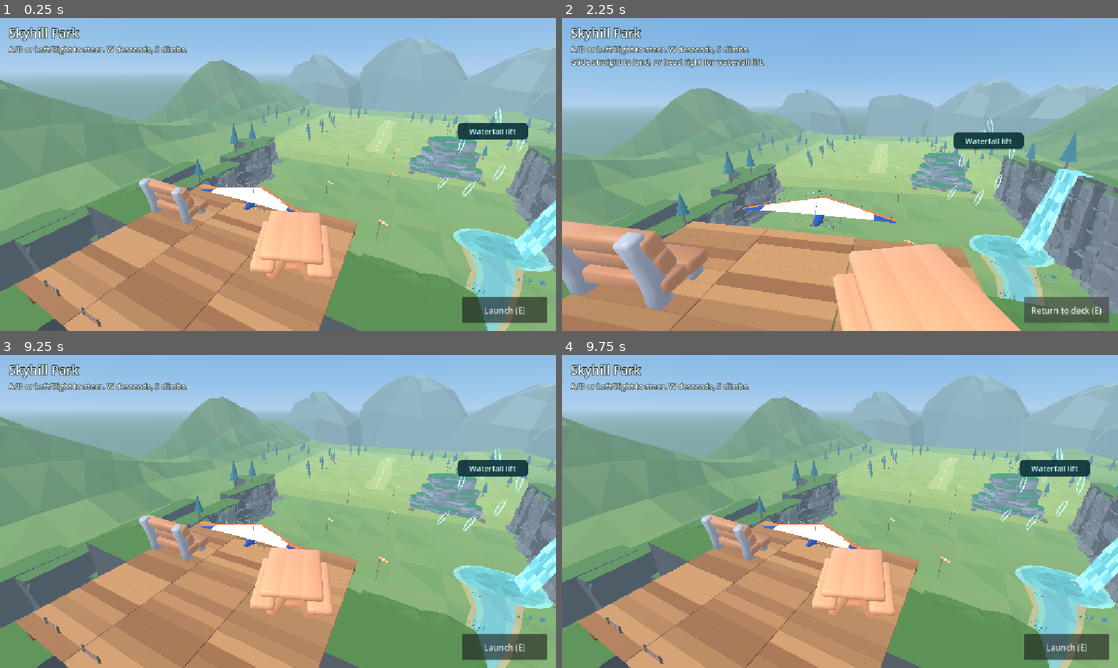
Above: before the commit, frames 1-4 (two rows, left to right).
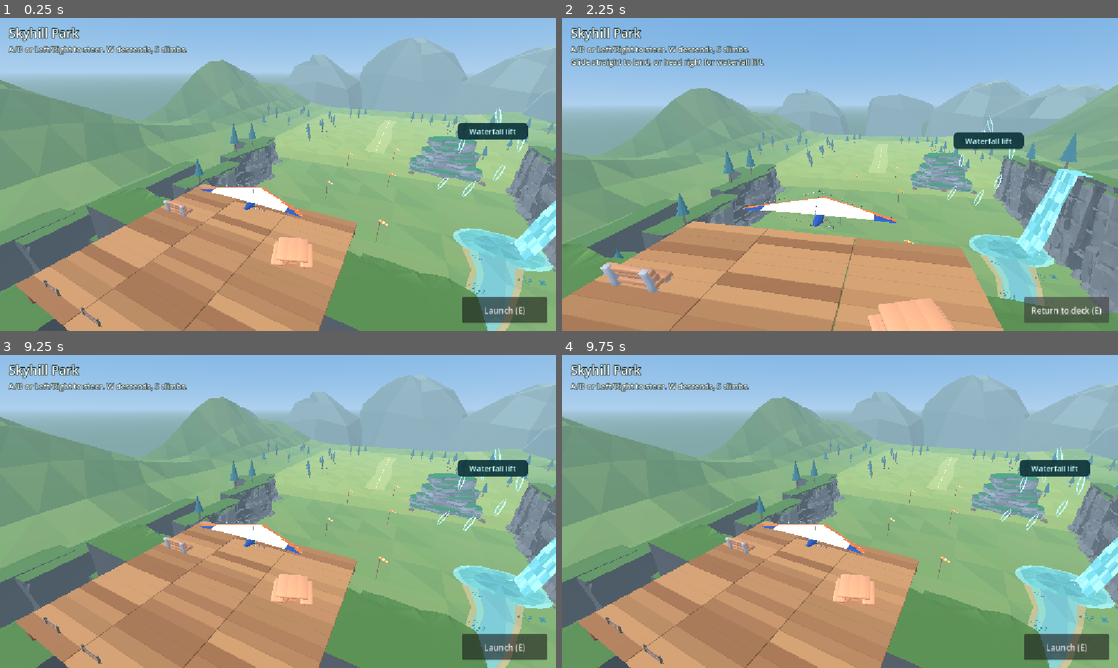
Above: after the commit, the same moments.

Repository: WillowbrookGame/willowbrook
Game: Godot game, scene res://game/skyhill/skyhill.tscn
Two runs of this game, one before a commit and one after it. Both use one fixed random seed, a clock stepped at 60 frames per second and the inputs below. This scene is started directly instead of the project's main scene.
Inputs (mouse positions are in pixels of both pictures, inside the frame that each line leads up to):
- Up to frame 1 (0.25 s): no input
- Up to frame 2 (2.25 s): click "Launch (E)" at 0.5 s; tap Enter at 1.25 s; move the mouse to (962, 158) at 1.27 s; hold Right (ui_right) 1.28-2 s; tap E at 1.35 s; click (962, 158) at 1.42 s; tap Space at 1.52 s; click "Launch (E)" at 2 s
- Up to frame 3 (9.25 s): drag from (166, 527) to (250, 574) at 2.77 s; move the mouse to (333, 442) at 3.52 s; hold Right (ui_right) 3.53-4.25 s; tap P at 3.6 s; drag from (250, 574) to (111, 464) at 4.27 s; move the mouse to (444, 558) at 5.02 s; hold Left (ui_left) 5.03-5.75 s; tap V at 5.1 s; tap Space at 5.27, 8.27 s; drag from (111, 464) to (194, 433) at 5.77 s; move the mouse to (305, 511) at 6.52 s; hold Down (ui_down) 6.53-7.25 s; tap Q at 6.6 s; click (305, 511) at 6.67 s; drag from (194, 433) to (166, 527) at 7.27 s; move the mouse to (400, 495) at 8.02 s; hold Up (ui_up) 8.03-8.75 s; tap B at 8.1 s; drag from (166, 527) to (250, 574) at 8.77 s
- Up to frame 4 (9.75 s): move the mouse to (895, 442) at 9.52 s; hold Down (ui_down) from 9.53 s (still down); hold Shift from 9.53 s (still down)

The runs differ from the first frame. In frame 1, 2.7% of the frame differs, in the area x 25-60%, y 51-84%; in frame 2, 9.6%, in the area x 0-83%, y 64-100%; in frame 3, 2.7%; in frame 4, 2.7%.

Commit message:
Size Skyhill overlook furniture for the Willowbrook avatar

Diff:
--- a/game/skyhill/overlook.tscn
+++ b/game/skyhill/overlook.tscn
@@ -9,10 +9,10 @@
 height = 1.55
 
 [sub_resource type="BoxShape3D" id="TableBounds"]
-size = Vector3(2.8, 1.1, 1.9)
+size = Vector3(2.02, 0.78, 1.64)
 
 [sub_resource type="BoxShape3D" id="BenchBounds"]
-size = Vector3(2.4, 1.1, 0.85)
+size = Vector3(1.8, 0.872, 0.869)
 
 [sub_resource type="BoxShape3D" id="SideGuard"]
 size = Vector3(0.14, 2.0, 11.0)
@@ -48,12 +48,12 @@
 [node name="PicnicTable" parent="." instance=ExtResource("table")]
 position = Vector3(4.1, 0, -0.6)
 rotation_degrees = Vector3(0, 20, 0)
-scale = Vector3(1.8, 1.8, 1.8)
+scale = Vector3(1.01, 0.78, 0.82)
 
 [node name="Bench" parent="." instance=ExtResource("bench")]
 position = Vector3(-4.7, 0, -1.3)
 rotation_degrees = Vector3(0, 180, 0)
-scale = Vector3(1.8, 1.8, 1.8)
+scale = Vector3(0.9, 0.62, 0.66)
 
 [node name="WalkingCollision" type="StaticBody3D" parent="."]
 collision_layer = 4
@@ -64,12 +64,12 @@
 shape = SubResource("WalkSurface")
 
 [node name="Table" type="CollisionShape3D" parent="WalkingCollision"]
-position = Vector3(4.1, 0.55, -0.6)
+position = Vector3(4.1, 0.39, -0.6)
 rotation_degrees = Vector3(0, 20, 0)
 shape = SubResource("TableBounds")
 
 [node name="Bench" type="CollisionShape3D" parent="WalkingCollision"]
-position = Vector3(-4.7, 0.55, -1.3)
+position = Vector3(-4.7, 0.436, -1.2615)
 shape = SubResource("BenchBounds")
 
 [node name="WestEdge" type="CollisionShape3D" parent="WalkingCollision"]
